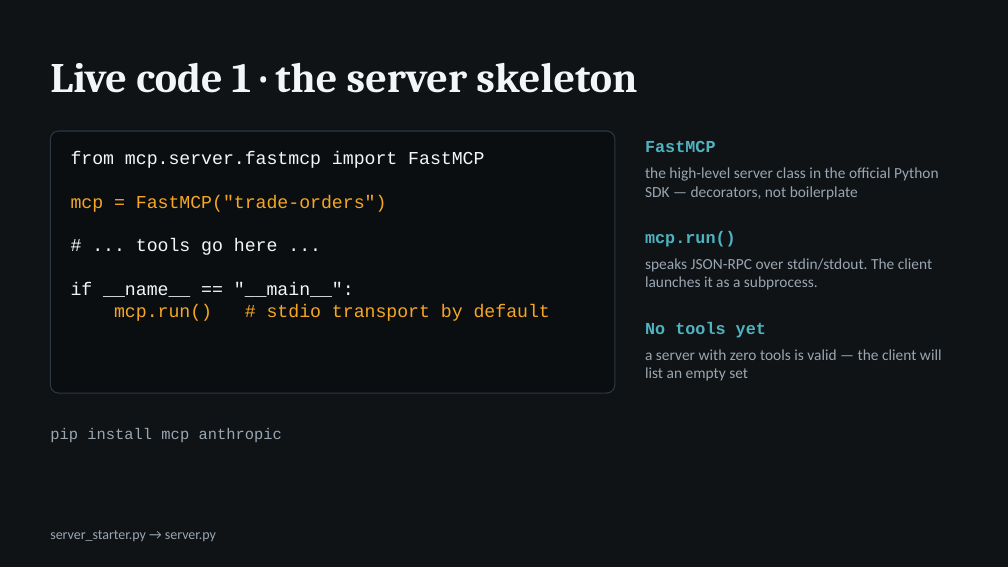
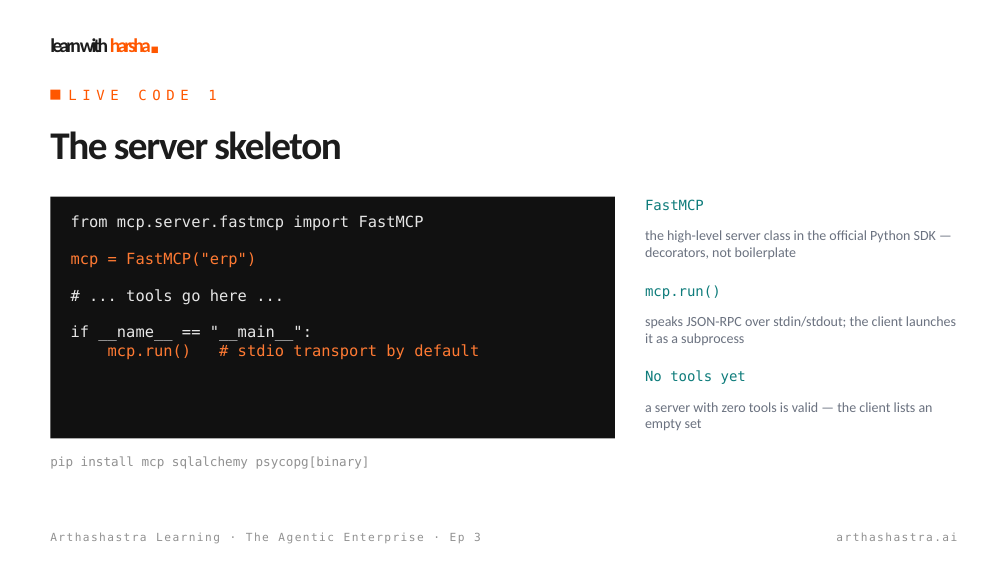
Before and after one commit to harsha47ai/agentic-ai, a slide deck: slide 7 of episodes/03-first-mcp-server/slides/ep03-first-mcp-server.pptx. Drawn at 1008x567 pixels with LibreOffice and Linux fonts; fonts in the diff are those of the drawing; background and template pictures are left out. Boxes give left, top, right and bottom in pixels: in the first picture for what was removed or moved away, otherwise in the second. Text is boxed around its words. In the diff, an @@ line names an element or a change of style, - is before the commit and + after.

Commit message:
Decks for Ep 1–3 in the 'learn with harsha' design; brand theme

```diff
--- a/episodes/03-first-mcp-server/slides/ep03-first-mcp-server.pptx
+++ b/episodes/03-first-mcp-server/slides/ep03-first-mcp-server.pptx
@@ background #0F1316 to picture (left out) @@
@@ text added at (50,38,151,52), 14 pt, text #1C1C1C, bold @@
+learn with harsha■
@@ text added at (68,89,216,101), 10 pt, text #FF5700 @@
+LIVE CODE 1
@@ rectangle added at (50,90,60,100), fill #FF5700 @@
@@ text at (50,131,342,160): text changed; size 30 to 28 pt; font Cambria to Calibri; text colour #F3F5F7 to #1C1C1C @@
-Live code 1 · the server skeleton
+The server skeleton
@@ rounded rectangle removed at (50,131,615,393) @@
@@ rectangle added at (50,197,615,438), fill #111111 @@
@@ size 12 to 10 pt, font Courier New to DejaVu Sans Mono, text colour #4FB3BF to #0E7C7B, bold off; vertical alignment middle to top in 3 elements at (645,370,746,384), (645,285,721,299), (645,199,704,211) @@
@@ text "FastMCP": place and size @@
-text "FastMCP" at (645,141,716,152)
+text "FastMCP" at (645,199,704,211)
@@ text at (71,215,479,360): size 13 to 11 pt, font Courier New to DejaVu Sans Mono in "from mcp.server.fastmcp import FastMCP", "# ... tools go here ...", "if __name__ == "__main__":", "mcp.run() # stdio transport by default"; text colour #F3F5F7 to #E6E6E6 in "from mcp.server.fastmcp import FastMCP", "# ... tools go here ...", "if __name__ == "__main__":"; text colour #F5A623 to #FF7A33 in "mcp.run() # stdio transport by default" @@
@@ text "from mcp.server.fastmcp import FastMCP": place and size @@
-text "from mcp.server.fastmcp import FastMCP" at (71,151,550,321)
+text "from mcp.server.fastmcp import FastMCP" at (71,215,479,360)
@@ text "the high-level server class in ...": place and size @@
-text "the high-level server class in ..." at (645,167,939,200)
+text "the high-level server class in ..." at (645,230,936,259)
@@ text "the high-level server class in ..." at (645,230,936,259): size 11 to 10 pt, text colour #9AA6B2 to #6B7280 @@
@@ text at (71,252,256,268): text changed; size 13 to 11 pt; font Courier New to DejaVu Sans Mono; text colour #F5A623 to #FF7A33 @@
-mcp = FastMCP("trade-orders")
+mcp = FastMCP("erp")
@@ text "mcp.run()": place and size @@
-text "mcp.run()" at (645,231,736,247)
+text "mcp.run()" at (645,285,721,299)
@@ text at (645,316,956,345): text changed; size 11 to 10 pt; text colour #9AA6B2 to #6B7280 @@
-speaks JSON-RPC over stdin/stdout. The client launches it as a subprocess.
+speaks JSON-RPC over stdin/stdout; the client launches it as a subprocess
@@ text "No tools yet": place and size @@
-text "No tools yet" at (645,322,766,338)
+text "No tools yet" at (645,370,746,384)
@@ text at (645,402,933,430): text changed; size 11 to 10 pt; text colour #9AA6B2 to #6B7280 @@
-a server with zero tools is valid — the client will list an empty set
+a server with zero tools is valid — the client lists an empty set
@@ text at (50,456,370,469): text changed; size 11 to 9 pt; font Courier New to DejaVu Sans Mono; text colour #9AA6B2 to #919191 @@
-pip install mcp anthropic
+pip install mcp sqlalchemy psycopg[binary]
@@ text "pip install mcp sqlalchemy psycopg[binary]" at (50,456,370,469): vertical alignment middle to top @@
@@ text removed at (50,530,216,541) @@
-server_starter.py → server.py
@@ text added at (50,532,481,544), 8 pt, text #919191 @@
+Arthashastra Learning · The Agentic Enterprise · Ep 3
@@ text added at (836,532,957,541), 8 pt, text #919191 @@
+arthashastra.ai
```
Also in this commit, not shown: 9 other slides changed, 3 slides added, 3 slides removed, 10 other files.
